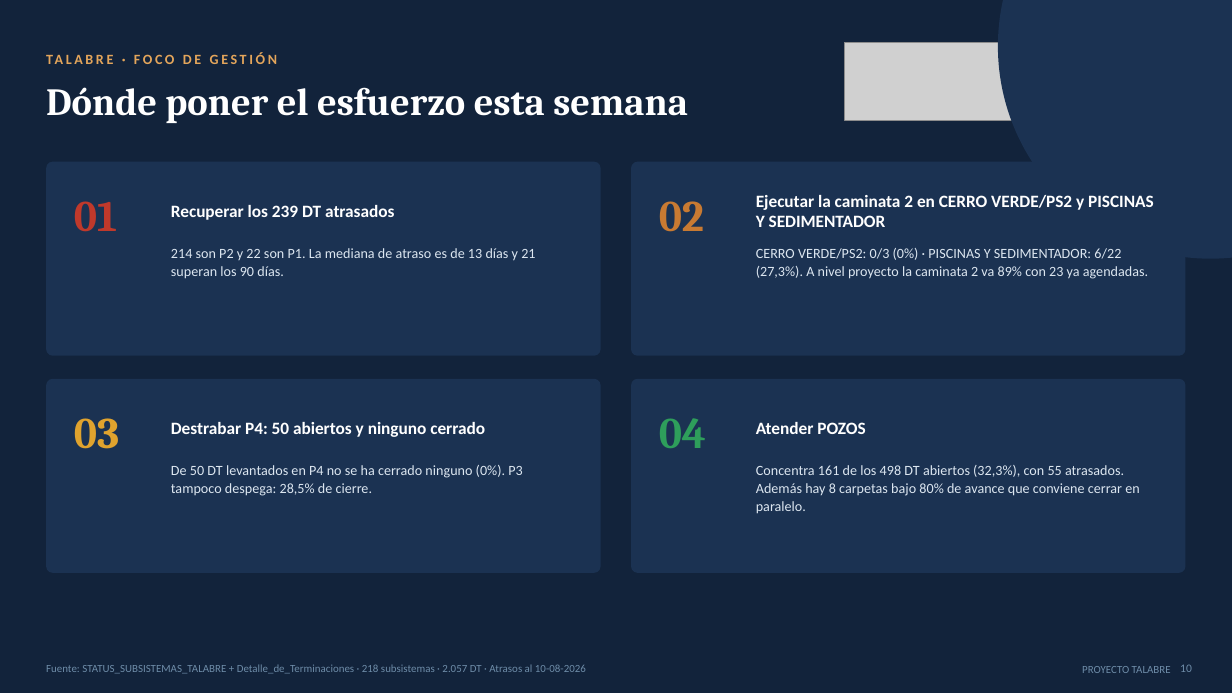
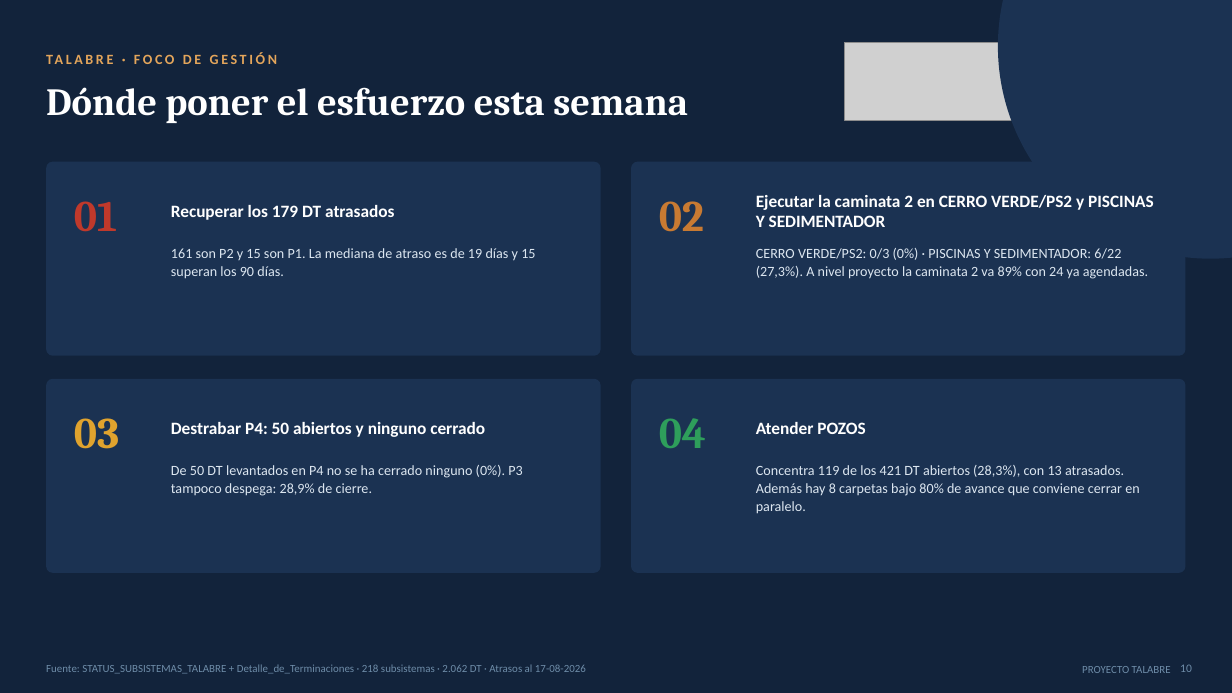
Before and after one commit to tdkvalex/Dashboard-HSEQ, a slide deck: slide 10 of panel_control_TOP_P1/Panel_Control_TOP_P1.pptx. Drawn at 1232x693 pixels with LibreOffice and Linux fonts; fonts in the diff are those of the drawing; grey boxes stand for pictures. Boxes give left, top, right and bottom in pixels: in the first picture for what was removed or moved away, otherwise in the second. Text is boxed around its words. In the diff, an @@ line names an element or a change of style, - is before the commit and + after.

```diff
--- a/panel_control_TOP_P1/Panel_Control_TOP_P1.pptx
+++ b/panel_control_TOP_P1/Panel_Control_TOP_P1.pptx
@@ text at box(171, 205, 394, 220): text changed @@
-Recuperar los 239 DT atrasados
+Recuperar los 179 DT atrasados
@@ text at box(171, 248, 535, 279): text changed @@
-214 son P2 y 22 son P1. La mediana de atraso es de 13 días y 21 superan los 90 días.
+161 son P2 y 15 son P1. La mediana de atraso es de 19 días y 15 superan los 90 días.
@@ text at box(756, 248, 1148, 279): text changed @@
-CERRO VERDE/PS2: 0/3 (0%) · PISCINAS Y SEDIMENTADOR: 6/22 (27,3%). A nivel proyecto la caminata 2 va 89% con 23 ya agendadas.
+CERRO VERDE/PS2: 0/3 (0%) · PISCINAS Y SEDIMENTADOR: 6/22 (27,3%). A nivel proyecto la caminata 2 va 89% con 24 ya agendadas.
@@ text at box(171, 465, 522, 496): text changed @@
-De 50 DT levantados en P4 no se ha cerrado ninguno (0%). P3 tampoco despega: 28,5% de cierre.
+De 50 DT levantados en P4 no se ha cerrado ninguno (0%). P3 tampoco despega: 28,9% de cierre.
@@ text at box(756, 465, 1139, 514): text changed @@
-Concentra 161 de los 498 DT abiertos (32,3%), con 55 atrasados. Además hay 8 carpetas bajo 80% de avance que conviene cerrar en paralelo.
+Concentra 119 de los 421 DT abiertos (28,3%), con 13 atrasados. Además hay 8 carpetas bajo 80% de avance que conviene cerrar en paralelo.
@@ text at box(46, 664, 586, 674): text changed @@
-Fuente: STATUS_SUBSISTEMAS_TALABRE + Detalle_de_Terminaciones · 218 subsistemas · 2.057 DT · Atrasos al 10-08-2026
+Fuente: STATUS_SUBSISTEMAS_TALABRE + Detalle_de_Terminaciones · 218 subsistemas · 2.062 DT · Atrasos al 17-08-2026
```
Also in this commit, not shown: 4 other slides changed, 3 other files.
